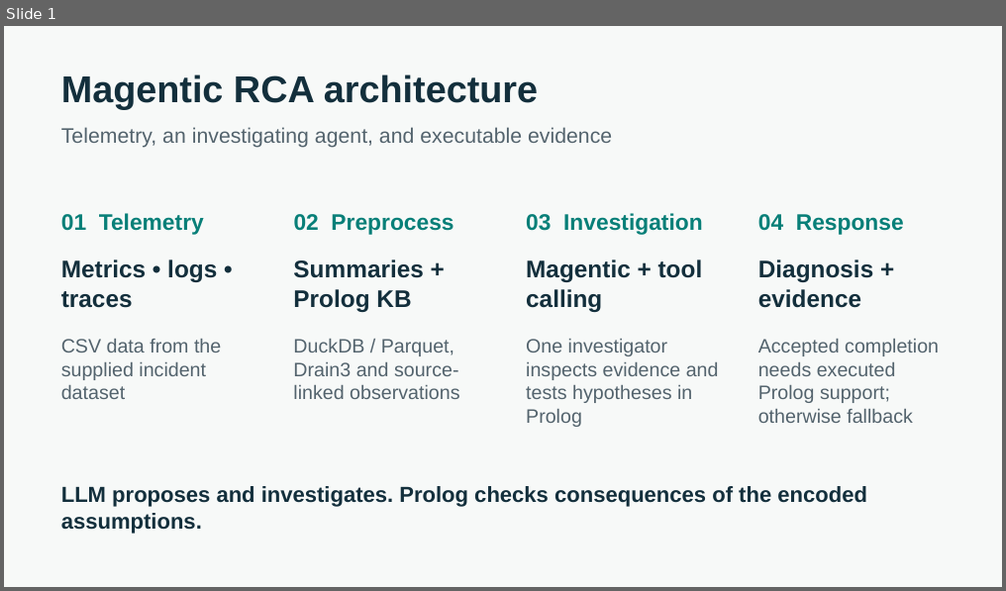
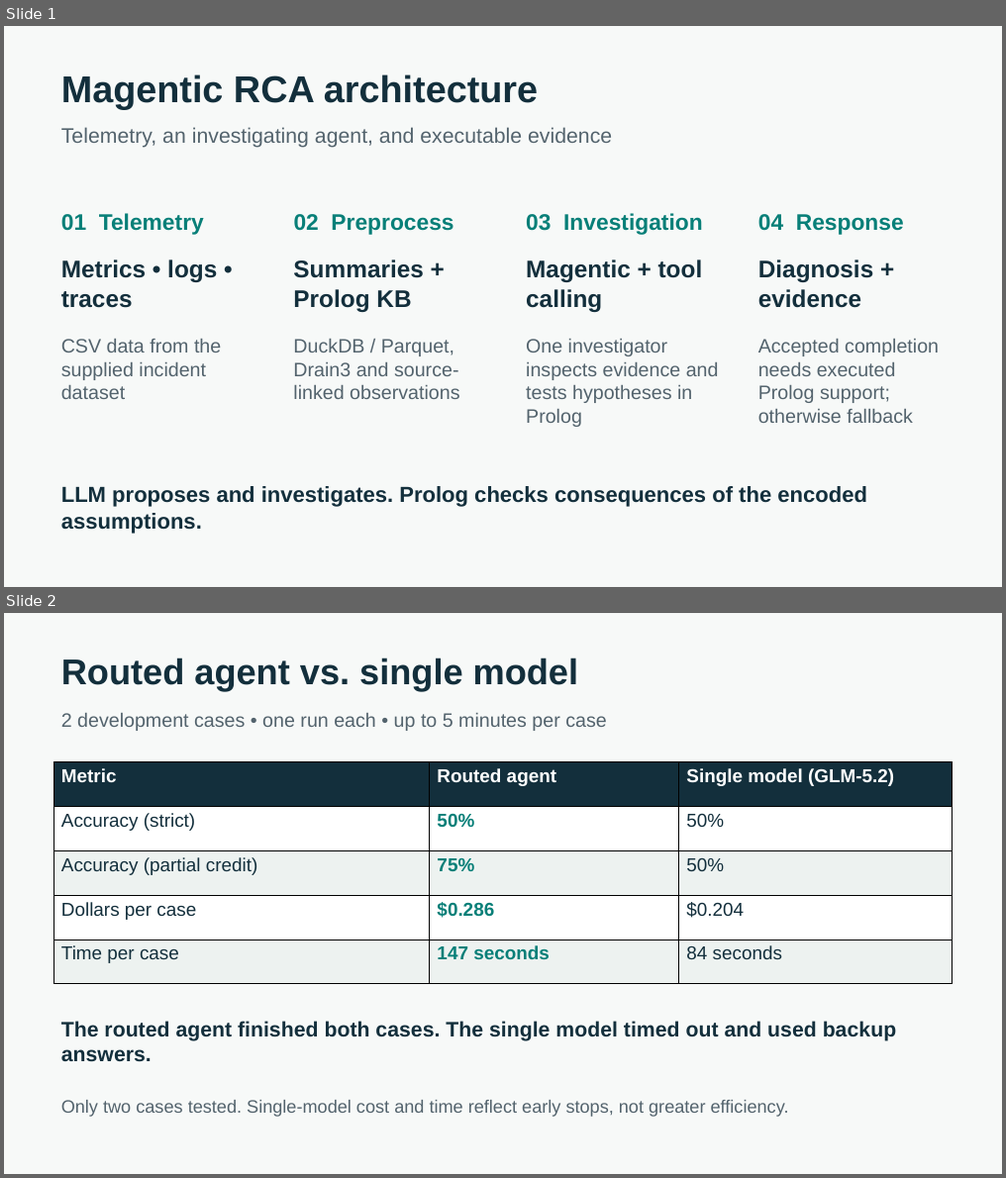
Before and after one commit to JonathanWMorris/mantis-grid-hackathon-2026-official, a slide deck: Magentic-RCA.pptx. Shown one above the other, each under a label of ours: slide 1 before the commit, slides 1 and 2 after it. The pictures are 1006x591 and 1006x1178 pixels, drawn with LibreOffice and Linux fonts; fonts in the diff are those of the drawing. Boxes give left, top, right and bottom in pixels: in the first picture for what was removed or moved away, otherwise in the second. Text is boxed around its words. In the diff, an @@ line names an element or a change of style, - is before the commit and + after.

```diff
--- a/Magentic-RCA.pptx
+++ b/Magentic-RCA.pptx
@@ slide 2 added at [4, 613, 1002, 1174], background #F7F9F8 @@
@@ text added at [61, 658, 578, 691], 34.5 pt, text #132F3C, bold @@
+Routed agent vs. single model
@@ text added at [61, 713, 607, 731], 18.8 pt, text #53636D @@
+2 development cases • one run each • up to 5 minutes per case
@@ table added at [54, 761, 952, 984], 5 rows, 3 columns @@
+Metric | Routed agent | Single model (GLM-5.2)
+Accuracy (strict) | 50% | 50%
+Accuracy (partial credit) | 75% | 50%
+Dollars per case | $0.286 | $0.204
+Time per case | 147 seconds | 84 seconds
@@ text added at [61, 1021, 896, 1062], 20.2 pt, text #132F3C, bold @@
+The routed agent finished both cases. The single model timed out and used backup answers.
@@ text added at [61, 1100, 789, 1117], 17.2 pt, text #53636D @@
+Only two cases tested. Single-model cost and time reflect early stops, not greater efficiency.
```
Also in this commit, not shown: 1 slide removed.
